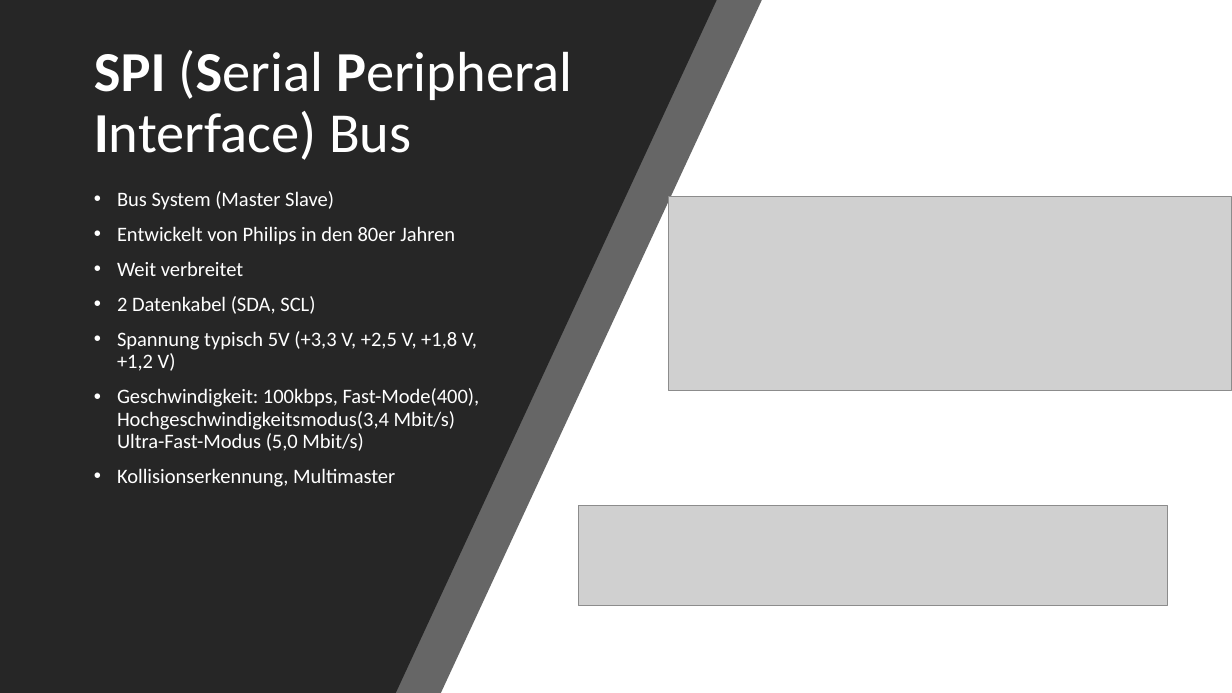
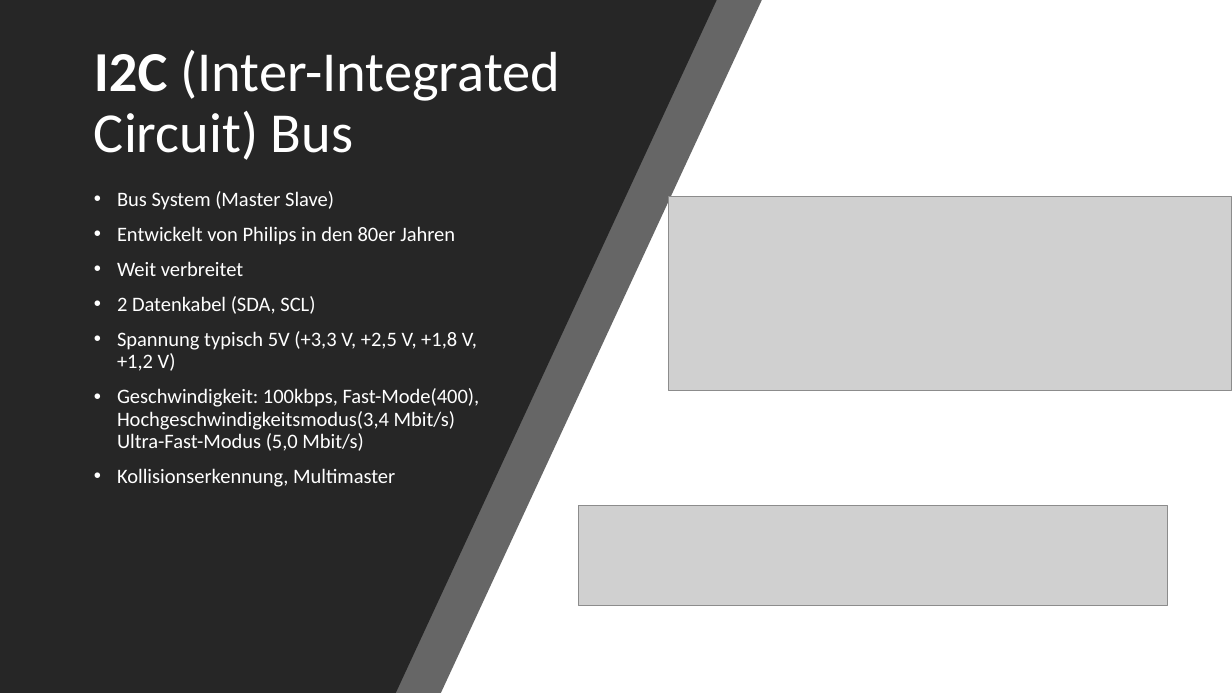
Before and after one commit to technikzentrum/ArduinoWorkshop, a slide deck: slide 3 of Tag 2/05-Protokolle.pptx. Drawn at 1232x693 pixels with LibreOffice and Linux fonts; fonts in the diff are those of the drawing; grey boxes stand for pictures. Boxes give left, top, right and bottom in pixels: in the first picture for what was removed or moved away, otherwise in the second. Text is boxed around its words. In the diff, an @@ line names an element or a change of style, - is before the commit and + after.

```diff
--- a/Tag 2/05-Protokolle.pptx
+++ b/Tag 2/05-Protokolle.pptx
@@ title at <box>94,50,560,160</box>: text changed @@
-SPI (Serial Peripheral Interface) Bus
+I2C (Inter-Integrated Circuit) Bus
```
Also in this commit, not shown: 1 other file.
